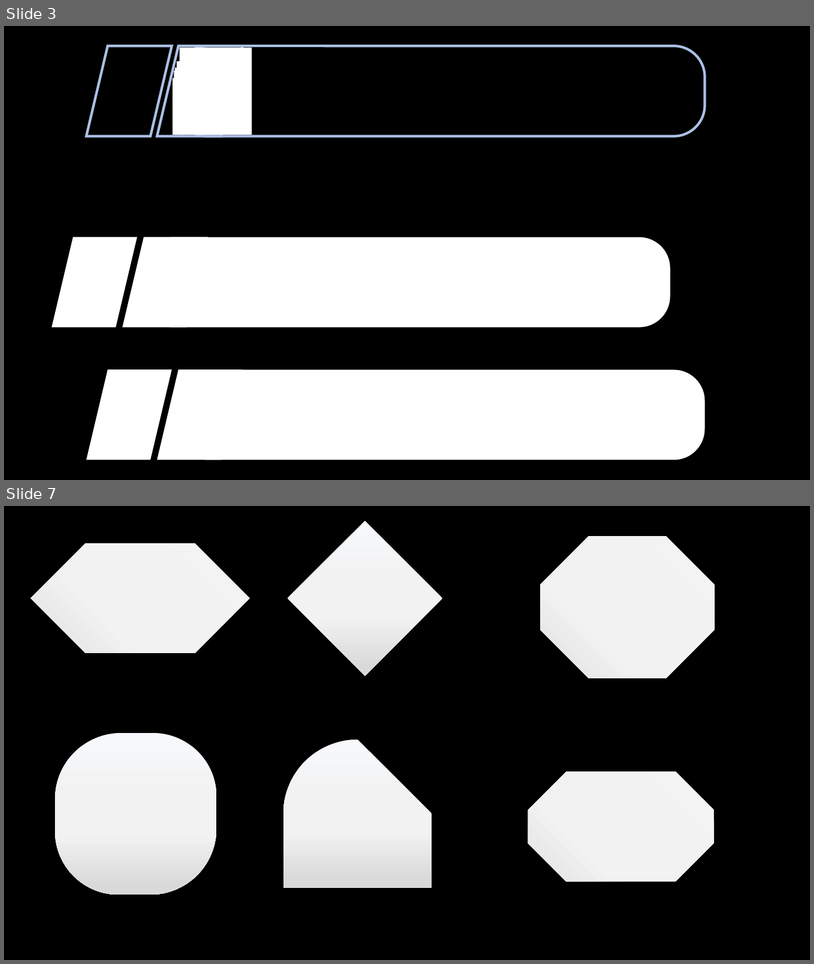
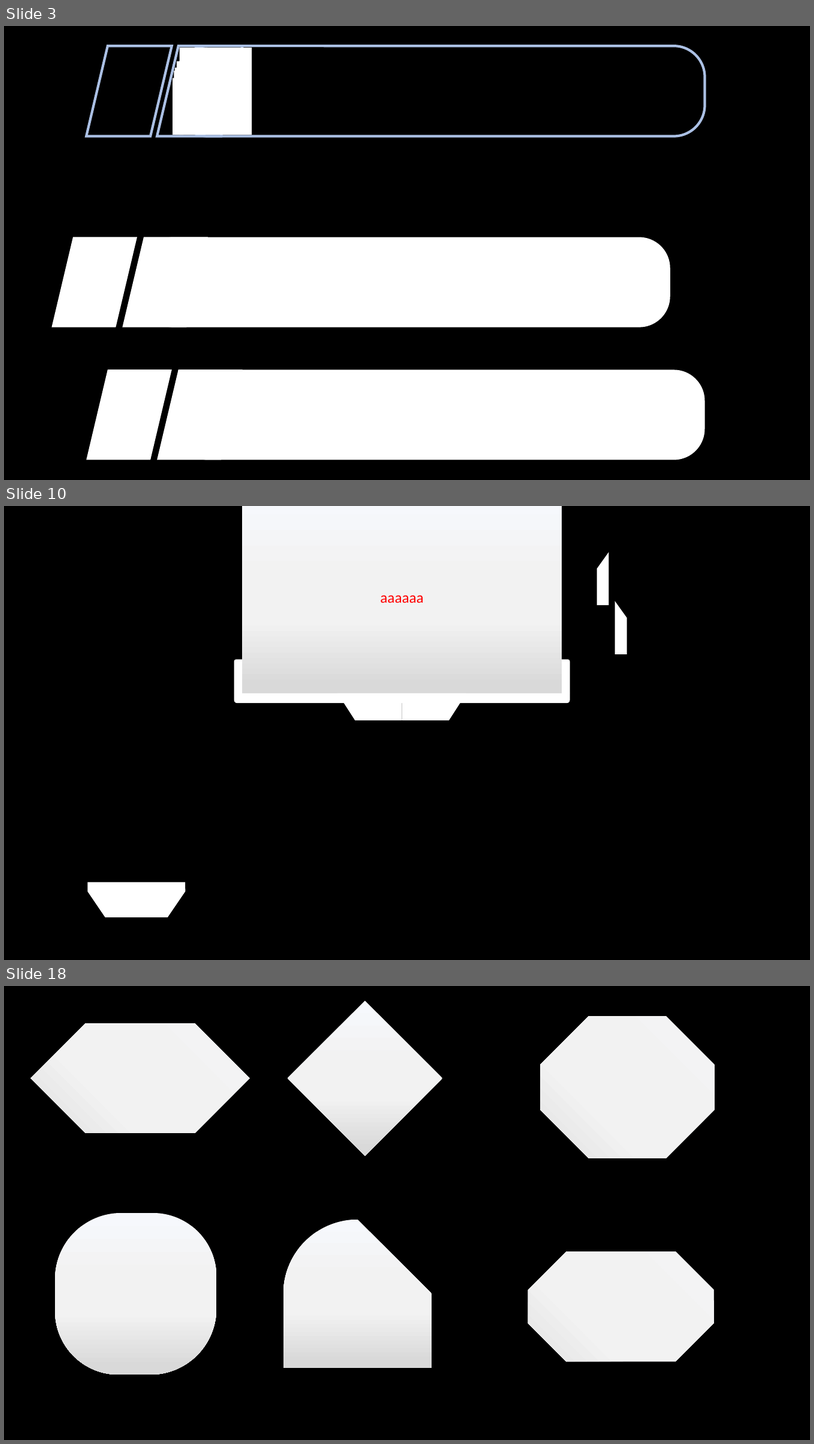
Before and after one commit to YuukiReiya/RhythmGame, a slide deck: resource.pptx. Shown one above the other, each under a label of ours: slides 3 and 7 before the commit, slides 3, 10 and 18 after it; the slides between them are not shown. The pictures are 814x964 and 814x1444 pixels, drawn with LibreOffice and Linux fonts; fonts in the diff are those of the drawing. Boxes give left, top, right and bottom in pixels: in the first picture for what was removed or moved away, otherwise in the second. Text is boxed around its words. In the diff, an @@ line names an element or a change of style, - is before the commit and + after.

```diff
--- a/resource.pptx
+++ b/resource.pptx
@@ slide 10 added at bbox=[4, 506, 810, 960], background #000000 @@
@@ rectangle added at bbox=[242, 506, 563, 695], fill gradient #F6F8FC to #F2F2F2 to #D9D9D9, 18 pt, text #FF0000 @@
+aaaaaa
@@ freeform shape added at bbox=[597, 552, 609, 605], fill #FFFFFF @@
@@ freeform shape added at bbox=[615, 601, 628, 654], fill #FFFFFF @@
@@ round rect added at bbox=[234, 660, 242, 693], fill #FFFFFF @@
@@ round rect added at bbox=[562, 660, 570, 693], fill #FFFFFF @@
@@ round same rect added at bbox=[234, 693, 570, 703], fill #FFFFFF @@
@@ freeform shape added at bbox=[338, 693, 402, 720], fill #FFFFFF @@
@@ freeform shape added at bbox=[402, 693, 467, 720], fill #FFFFFF @@
@@ freeform shape added at bbox=[87, 882, 185, 918], fill #FFFFFF @@
@@ what was slide 7 is now slide 18 @@
```
Also in this commit, not shown: 4 slides changed, 10 other slides added.
